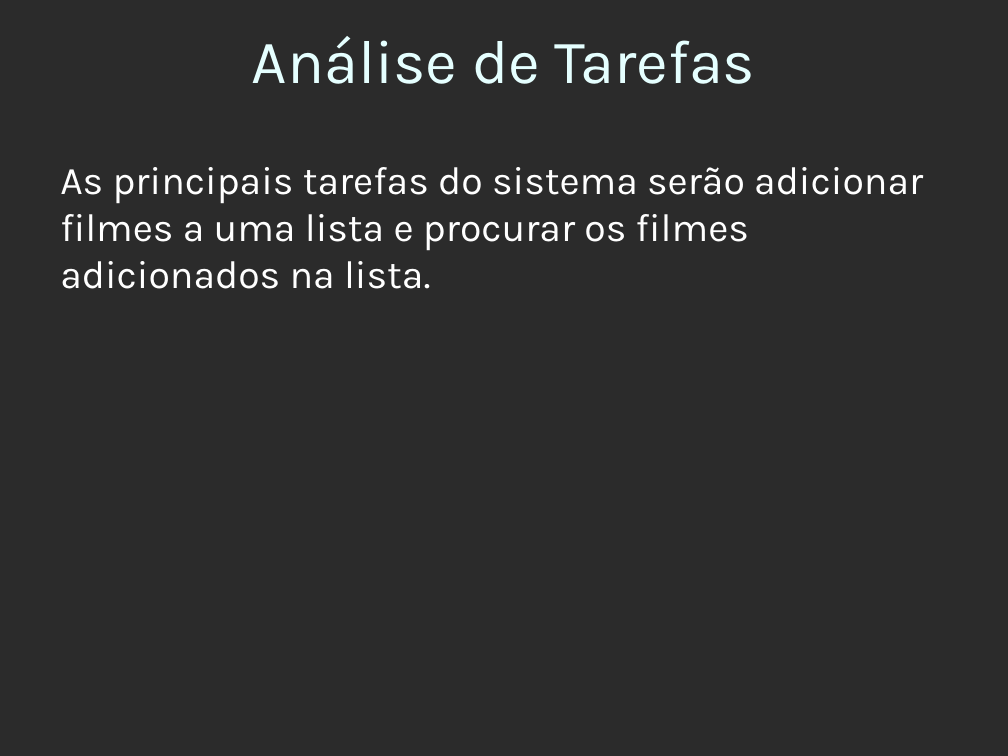
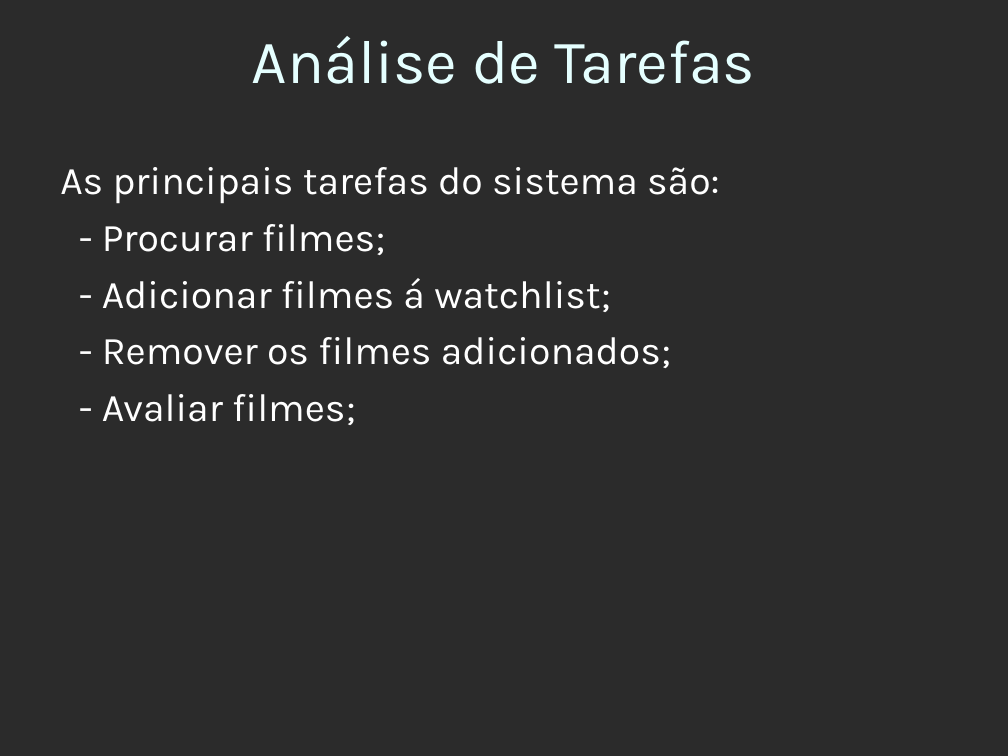
Before and after one commit to Miguel-Marmelete/Projeto-de-TWAM, a slide deck: slide 3 of 1ªFase/Relatório e Apresentação/Apresentacao_projecto_fase1.ppt. Drawn at 1008x756 pixels with LibreOffice and Linux fonts; fonts in the diff are those of the drawing; background and template pictures are left out; a plain dark background stands for a picture behind light text. Boxes give left, top, right and bottom in pixels: in the first picture for what was removed or moved away, otherwise in the second. Text is boxed around its words. In the diff, an @@ line names an element or a change of style, - is before the commit and + after.

```diff
--- a/1ªFase/Relatório e Apresentação/Apresentacao_projecto_fase1.ppt
+++ b/1ªFase/Relatório e Apresentação/Apresentacao_projecto_fase1.ppt
@@ text at [60, 167, 720, 425]: text changed @@
-As principais tarefas do sistema serão adicionar filmes a uma lista e procurar os filmes adicionados na lista.
+As principais tarefas do sistema são:
+- Procurar filmes;
+- Adicionar filmes á watchlist;
+- Remover os filmes adicionados;
+- Avaliar filmes;
```
Also in this commit, not shown: 3 other slides changed, 14 other files.
